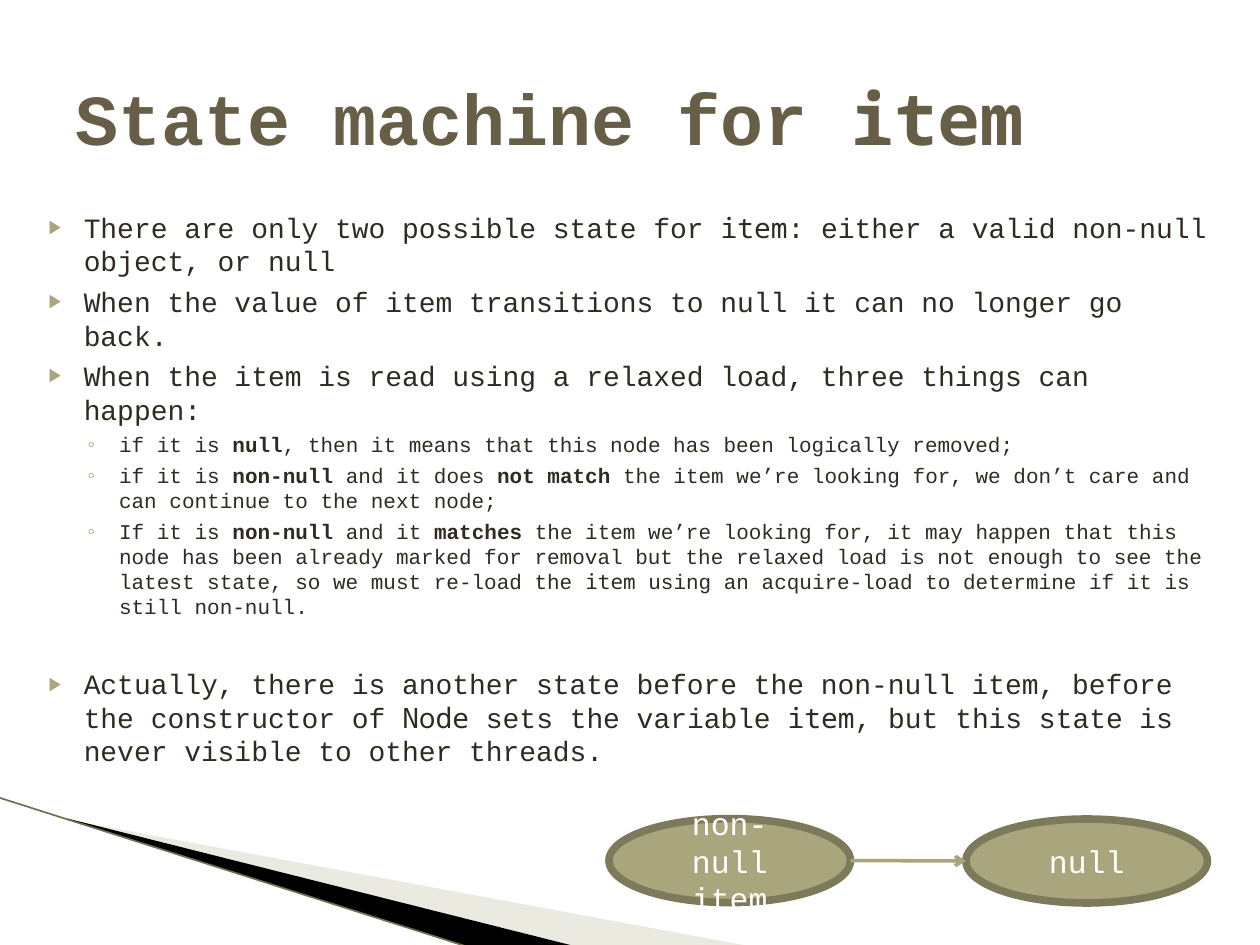
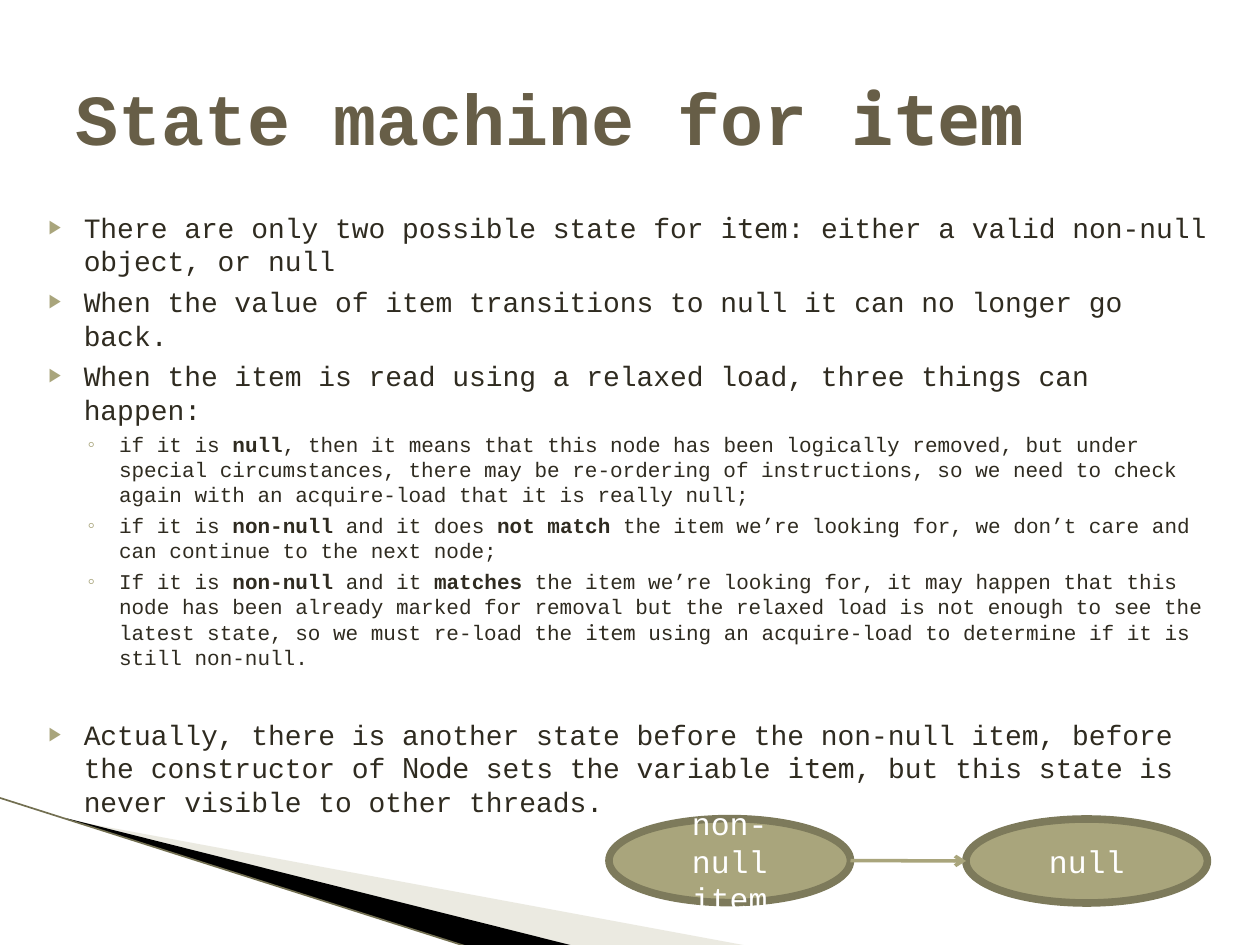
Before and after one commit to pramalhe/ConcurrencyFreaks, a slide deck: slide 10 of Presentations/ConcurrentLinkedQueueRelaxed.pptx. Drawn at 1260x945 pixels with LibreOffice and Linux fonts; fonts in the diff are those of the drawing; background and template pictures are left out. Boxes give left, top, right and bottom in pixels: in the first picture for what was removed or moved away, otherwise in the second. Text is boxed around its words. In the diff, an @@ line names an element or a change of style, - is before the commit and + after.

Commit message:
Added back acquire load of item

```diff
--- a/Presentations/ConcurrentLinkedQueueRelaxed.pptx
+++ b/Presentations/ConcurrentLinkedQueueRelaxed.pptx
@@ text at bbox=[119, 437, 1177, 507]: text changed @@
-  ◦ if it is null, then it means that this node has been logically removed;
+  ◦ if it is null, then it means that this node has been logically removed, but under special circumstances, there may be re-ordering of instructions, so we need to check again with an acquire-load that it is really null;
```
Also in this commit, not shown: 3 other slides changed, 2 slides added, 2 other files.
